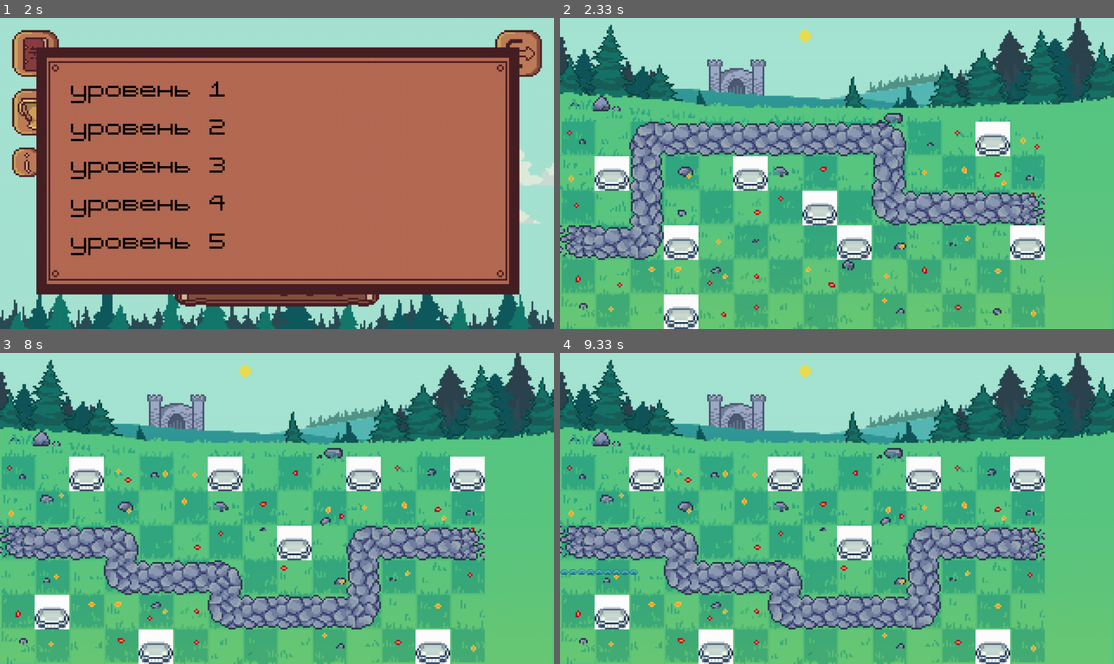
Above: before the commit, frames 1-4 (two rows, left to right).
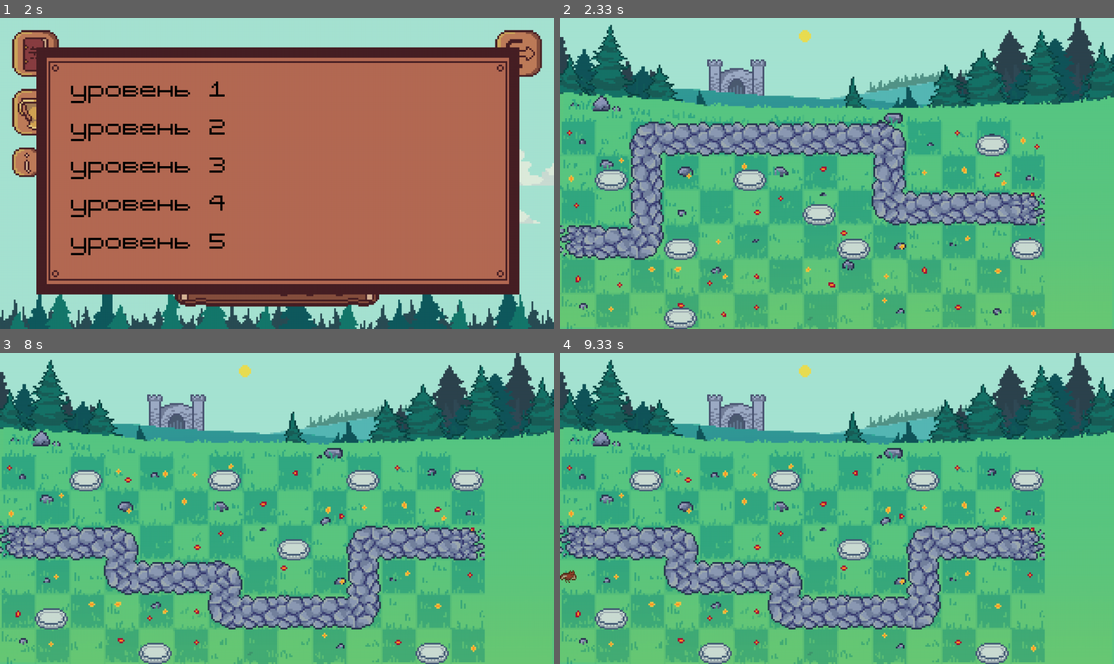
Above: after the commit, the same moments.

Repository: LenaSup/PyGame_project
Game: pygame game, started from main.py
Two runs of this game, one before a commit and one after it. Both use one fixed random seed, a clock stepped at 60 frames per second and the inputs below.
Inputs (mouse positions are in pixels of both pictures, inside the frame that each line leads up to):
- Up to frame 1 (2 s): press the mouse at (33, 52) at 0.37 s; move the mouse to (72, 148) at 0.47 s; release the mouse at (105, 245) at 0.6 s; press the mouse at (481, 83) at 0.7 s; move the mouse to (326, 70) at 0.8 s; release the mouse at (166, 61) at 0.93 s; press the mouse at (27, 161) at 1.03 s; move the mouse to (221, 192) at 1.13 s; release the mouse at (421, 223) at 1.27 s; press the mouse at (481, 83) at 1.37 s; move the mouse to (454, 67) at 1.47 s; release the mouse at (421, 55) at 1.6 s; press the mouse at (277, 257) at 1.7 s; move the mouse to (376, 245) at 1.8 s; release the mouse at (470, 235) at 1.93 s
- Up to frame 2 (2.33 s): press the mouse at (709, 126) at 2.03 s; move the mouse to (753, 136) at 2.13 s; release the mouse at (803, 145) at 2.27 s
- Up to frame 3 (8 s): tap Esc at 2.33 s; press the mouse at (33, 387) at 2.7 s; move the mouse to (55, 433) at 2.8 s; release the mouse at (72, 477) at 2.93 s; press the mouse at (481, 418) at 3.03 s; move the mouse to (393, 483) at 3.13 s; release the mouse at (299, 552) at 3.27 s; press the mouse at (27, 496) at 3.37 s; move the mouse to (132, 548) at 3.47 s; release the mouse at (243, 604) at 3.6 s; press the mouse at (481, 418) at 3.7 s; move the mouse to (432, 412) at 3.8 s; release the mouse at (382, 405) at 3.93 s; press the mouse at (27, 496) at 4.03 s; move the mouse to (182, 524) at 4.13 s; release the mouse at (343, 552) at 4.27 s; press the mouse at (481, 418) at 4.37 s; move the mouse to (343, 520) at 4.47 s; release the mouse at (199, 626) at 4.6 s; press the mouse at (33, 446) at 4.7 s; move the mouse to (232, 468) at 4.8 s; release the mouse at (432, 486) at 4.93 s; press the mouse at (481, 418) at 5.03 s; move the mouse to (481, 508) at 5.13 s; release the mouse at (481, 598) at 5.27 s; press the mouse at (33, 446) at 5.37 s; move the mouse to (177, 474) at 5.47 s; release the mouse at (321, 502) at 5.6 s; press the mouse at (481, 418) at 5.7 s; move the mouse to (432, 443) at 5.8 s; release the mouse at (382, 471) at 5.93 s; press the mouse at (33, 387) at 6.03 s; move the mouse to (132, 458) at 6.13 s; release the mouse at (227, 527) at 6.27 s; press the mouse at (481, 595) at 6.37 s; move the mouse to (448, 536) at 6.47 s; release the mouse at (415, 480) at 6.6 s; press the mouse at (72, 595) at 6.7 s; move the mouse to (144, 570) at 6.8 s; release the mouse at (216, 542) at 6.93 s; press the mouse at (481, 418) at 7.03 s; move the mouse to (476, 483) at 7.13 s; release the mouse at (470, 552) at 7.27 s; press the mouse at (277, 592) at 7.37 s; move the mouse to (254, 583) at 7.47 s; release the mouse at (232, 576) at 7.6 s; press the mouse at (149, 499) at 7.7 s; move the mouse to (149, 530) at 7.8 s; release the mouse at (149, 561) at 7.93 s
- Up to frame 4 (9.33 s): click (925, 440) at 8.05 s

Frame 1 is identical in both runs. In frame 2, 4.5% of the frame differs, in the area x 6-88%, y 33-100%; in frame 3, 4.5%; in frame 4, 4.8%, in the area x 0-88%, y 33-100%.

Commit message:
Анимация врагов

Diff:
--- a/entities.py
+++ b/entities.py
@@ -1,6 +1,6 @@
-default_enemy = (200, 'slug.png', 10, 10, 2)
-haste_enemy = (100, 'ghost.png', 10, 10, 4)
-armored_enemy = (500, 'magician.png', 15, 50, 1)
+bat = (200, 'bat.png', 8, 10, 10, 2)
+ghost = (100, 'ghost.png', 6, 10, 10, 4)
+mage = (500, 'magician.png', 13, 15, 50, 1)
 default_tower = ('tower1_level1.png', 2, 50, 200, 100, 500, False, 0)
 mortire = ('tower2_level1.png', 9, 75, 400, 200, 750, False, 0)
 flamethrower = ('tower3_level1.png', 2, 50, 300, 300, 1000, True, 100, True)
--- a/main.py
+++ b/main.py
@@ -393,23 +393,41 @@
 
 
 class Enemy(pygame.sprite.Sprite):  # класс враждебного моба
-    def __init__(self, x, y, health, image, damage=10, price=10, speed=1, path=None):
+    def __init__(self, x, y, health, images, cols, damage=10, price=10, speed=1, path=None):
         super().__init__(enemies)
         self.name = self.__class__.__name__
+        self.frames = self.cut_sheet(load_image(images), cols)
+        self.cur_frame = 0
+        self.image = pygame.transform.scale(self.frames[self.cur_frame], (40, 40))
         self.pos = x, y
         self.health = health
         self.damage = damage
         self.speed = speed
-        self.image = load_image(image)
         self.price = price
         self.rect = self.image.get_rect()
-        self.rect.x, self.rect.y = self.pos[0], self.pos[1]
+        self.rect.x, self.rect.y = x, y
         self.path = None
         self.current_step = None
         self.step = None
         self.steps = None
         self.is_move = True
         self.set_path(path)
+
+    def cut_sheet(self, sheet, columns):
+        frames = []
+        rows = 1
+        self.rect = pygame.Rect(0, 0, sheet.get_width() // columns,
+                                sheet.get_height() // rows)
+        for j in range(rows):
+            for i in range(columns):
+                frame_location = (self.rect.w * i, self.rect.h * j)
+                frames.append(sheet.subsurface(pygame.Rect(
+                    frame_location, self.rect.size)))
+        return frames
+
+    def update(self):
+        self.cur_frame = (self.cur_frame + 1) % len(self.frames)
+        self.image = pygame.transform.scale(self.frames[self.cur_frame], (40, 40))
 
     def load_step(self, index):  # загрузка следующего направления движения из пути
         self.step = self.path[index]
@@ -498,7 +516,6 @@
         self.reload = reload
         self.rect = self.image.get_rect()
         self.rect.x, self.rect.y = x - 10, y - 50
-        # self.rect.top, self.rect.bottom = x + cell_size, y + cell_size
         self.radius = radius
         self.focus = None
         self.is_splash = is_splash
@@ -703,8 +720,8 @@
 def load_menu(my_board, screen, enemy_types, towers_types):
     global current_level, castle_health, gold, enemies, towers, cells, towers_reload, current_wave, \
         enemy_type, levels_data, lvl, waves, wave_enemies, level, start_pos, enemy_default_settings, \
-        n_levels, spawn_enemy, move_enemy, time_is_passing, animated, time_level, n_enemies, type_tower, \
-        current_tower
+        n_levels, spawn_enemy, move_enemy, time_is_passing, animated_towers, time_level, n_enemies, type_tower, \
+        current_tower, animated_enemies
     current_level = main_menu(screen)
     # загрузка карты
     castle_health = 100
@@ -728,11 +745,13 @@
     spawn_enemy = pygame.USEREVENT + 1
     move_enemy = pygame.USEREVENT + 2
     time_is_passing = pygame.USEREVENT + 3
-    animated = pygame.USEREVENT + 4
-    pygame.time.set_timer(move_enemy, 15)
+    animated_towers = pygame.USEREVENT + 4
+    animated_enemies = pygame.USEREVENT + 5
+    pygame.time.set_timer(move_enemy, 25)
     pygame.time.set_timer(spawn_enemy, waves[current_wave][1])
     pygame.time.set_timer(time_is_passing, 1000)
-    pygame.time.set_timer(animated, 1000)
+    pygame.time.set_timer(animated_towers, 1000)
+    pygame.time.set_timer(animated_enemies, 50)
     time_level = 0
 
     n_enemies = [0 for _ in range(len(enemy_types))]
@@ -783,18 +802,20 @@
     spawn_enemy = pygame.USEREVENT + 1
     move_enemy = pygame.USEREVENT + 2
     time_is_passing = pygame.USEREVENT + 3
-    animated = pygame.USEREVENT + 4
-    pygame.time.set_timer(move_enemy, 15)
+    animated_towers = pygame.USEREVENT + 4
+    animated_enemies = pygame.USEREVENT + 5
+    pygame.time.set_timer(move_enemy, 20)
     pygame.time.set_timer(spawn_enemy, waves[current_wave][1])
     pygame.time.set_timer(time_is_passing, 1000)
-    pygame.time.set_timer(animated, 1000)
+    pygame.time.set_timer(animated_towers, 1000)
+    pygame.time.set_timer(animated_enemies, 50)
     pause_wave = 10000
     time_level = 0
     global castle_health, enemies, towers, towers_reload, gold, cells
 
     enemy_default_settings = (start_pos[0] * 80 + my_board.top,
                               start_pos[1] * 80 + my_board.cell_size // 4 + my_board.bot)
-    enemy_types = [default_enemy, haste_enemy, armored_enemy]
+    enemy_types = [bat, ghost, mage]
     n_enemies = [0 for _ in range(len(enemy_types))]
     towers_types = [default_tower, mortire, flamethrower]
     type_tower = 0
@@ -852,9 +873,10 @@
                 time_level += 1
             if event.type in towers_reload.values():  # выстрел башни по окончании перезрядки
                 find_key(towers_reload, event.type).fire()
-            if event.type == animated:
+            if event.type == animated_towers:
                 towers.update()
-                pass
+            if event.type == animated_enemies:
+                enemies.update()
         if castle_health <= 0:
             load_menu(my_board, screen, enemy_types, towers_types)
         # отрисовка
@@ -862,7 +884,6 @@
         screen.blit(playing_field, (0, 0))      # Игровое поле
         cells.update()
         cells.draw(screen)
-        enemies.update()
         enemies.draw(screen)
         towers.draw(screen)
         pygame.display.flip()
Binary file changed: graphics/base.png
Binary file changed: user_data.sqlite3
